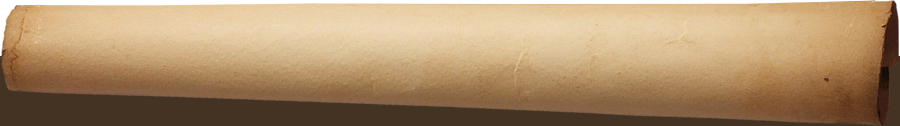
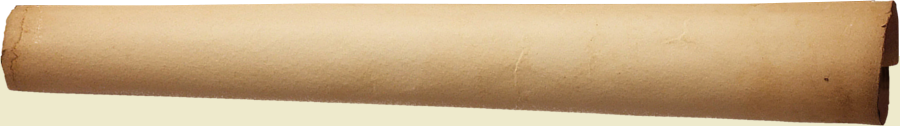
Comparing the layer stacks of the two 900×126 images. Changes:
painted on "pozadie" over <box>0,56,900,126</box>
